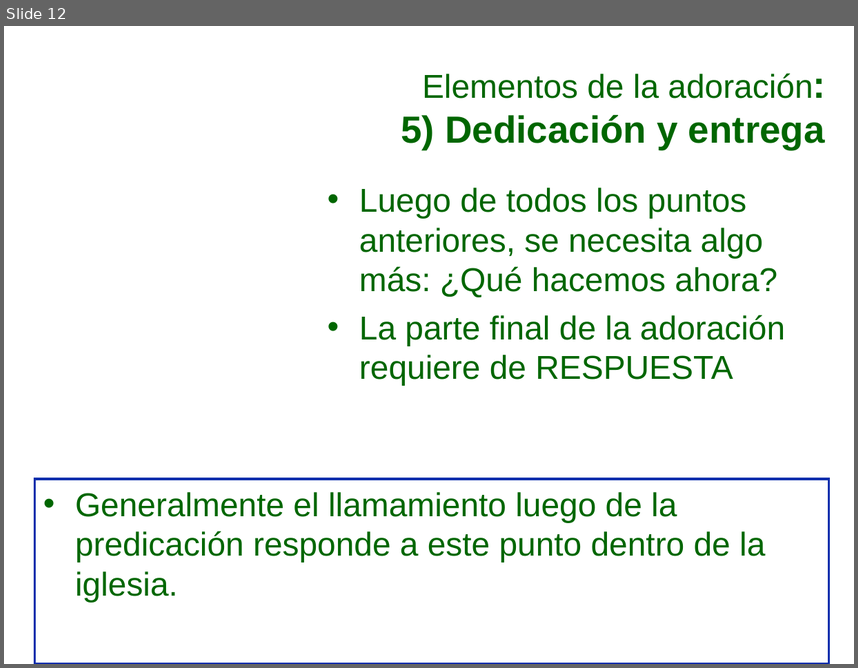
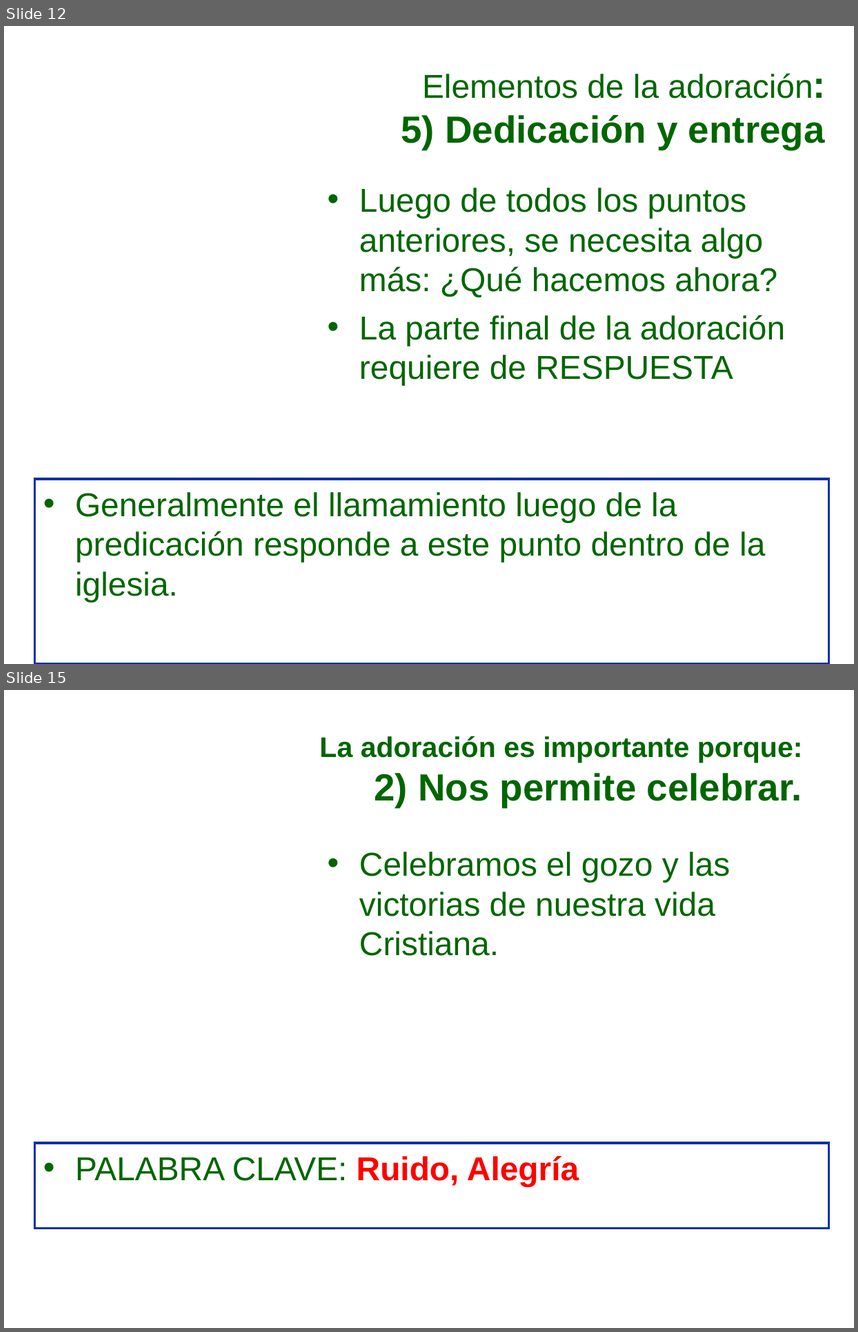
Before and after one commit to afols/iglesia, a slide deck: trunk/ iglesia --username adrianfols/Escuela Dominical/Iglecrecimiento/Mi_iglesia_puede_S4.ppt. Shown one above the other, each under a label of ours: slide 12 before the commit, slides 12 and 15 after it; the slides between them are not shown. The pictures are 858x668 and 858x1332 pixels, drawn with LibreOffice and Linux fonts; fonts in the diff are those of the drawing; background and template pictures are left out. Boxes give left, top, right and bottom in pixels: in the first picture for what was removed or moved away, otherwise in the second. Text is boxed around its words. In the diff, an @@ line names an element or a change of style, - is before the commit and + after.

```diff
--- a/trunk/ iglesia --username adrianfols/Escuela Dominical/Iglecrecimiento/Mi_iglesia_puede_S4.ppt
+++ b/trunk/ iglesia --username adrianfols/Escuela Dominical/Iglecrecimiento/Mi_iglesia_puede_S4.ppt
@@ slide 15 added at bbox=[4, 690, 854, 1328], background picture (left out) @@
@@ title added at bbox=[319, 736, 803, 807], 24 pt, text #006600, bold @@
+La adoración es importante porque:
+2) Nos permite celebrar.
@@ text added at bbox=[359, 851, 730, 956], 28 pt, text #006600 @@
+• Celebramos el gozo y las victorias de nuestra vida Cristiana.
@@ rectangle added at bbox=[34, 1143, 829, 1228], fill #FFFFFF, outline #0E2FAD 2.01 pt, 28 pt, text #006600 @@
+• PALABRA CLAVE: Ruido, Alegría
```
Also in this commit, not shown: 14 other slides added.
